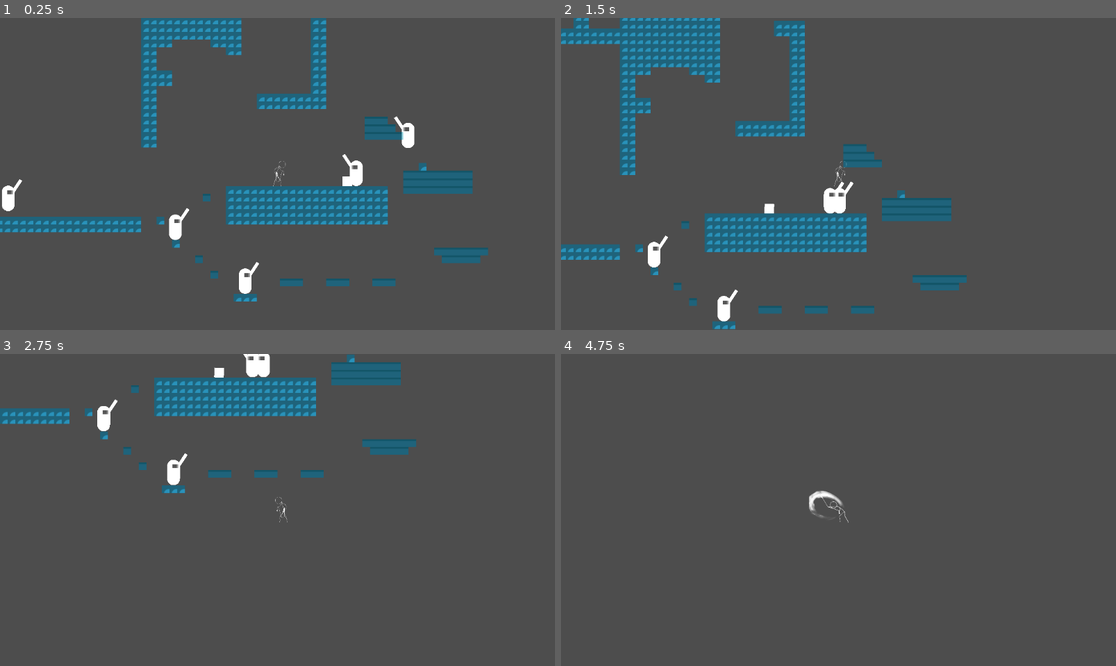
Above: before the commit, frames 1-4 (two rows, left to right).
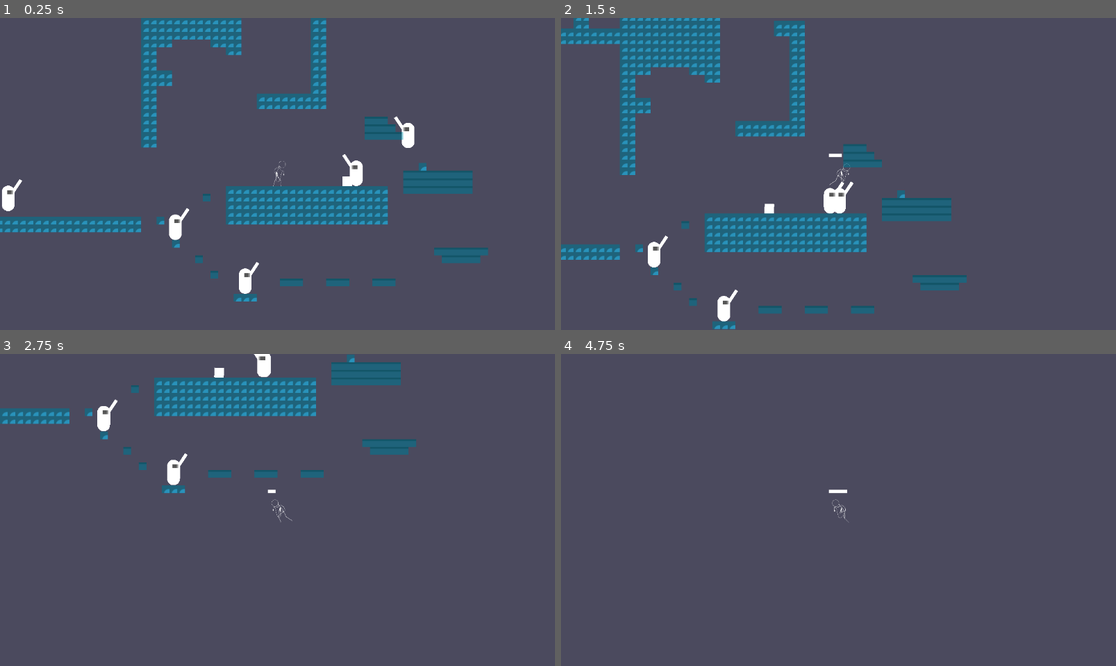
Above: after the commit, the same moments.

Repository: Pe4enushko/SlasherGame
Game: Godot game, scene res://MainScene/MainScene.tscn
The game is run twice, just before and just after one commit, with the same random seed, the same clock (stepped at 60 frames per second) and the same inputs. The engine's default icon, where the game draws it, is replaced by a stand-in: a white triangle on a blue panel in a dark square.
Inputs (mouse positions are in pixels of both pictures, inside the frame that each line leads up to):
- Up to frame 1 (0.25 s): no input
- Up to frame 2 (1.5 s): move the mouse to (960, 158) at 0.52 s; hold Right (ui_right) from 0.53 s (still down); click (960, 158) at 0.6 s; tap Up (ui_up) at 0.77 s; right-click (960, 158) at 0.8 s; move the mouse to (727, 189) at 1.27 s; right-click (727, 189) at 1.35 s
- Up to frame 3 (2.75 s): tap Up (ui_up) at 1.52 s; click (166, 525) at 1.55 s; move the mouse to (333, 441) at 2.02 s; release Right (ui_right) at 2.03 s; hold Left (ui_left) from 2.03 s (still down); click (333, 441) at 2.1 s; right-click (333, 441) at 2.3 s
- Up to frame 4 (4.75 s): move the mouse to (810, 572) at 2.77 s; release Left (ui_left) at 2.78 s; hold Right (ui_right) 2.78-4.28 s; right-click (810, 572) at 2.85 s; tap Up (ui_up) at 3.02, 3.77, 4.52 s; click (810, 572) at 3.05 s; move the mouse to (1005, 556) at 3.52 s; click (1005, 556) at 3.6 s; right-click (1005, 556) at 3.8 s; tap Enter at 4.25 s; move the mouse to (672, 463) at 4.27 s; hold Left (ui_left) from 4.28 s (still down); right-click (672, 463) at 4.35 s; click (672, 463) at 4.55 s

The runs differ from the first frame. In frame 2, less than 0.1% of the frame differs, in the area x 48-53%, y 43-54%; in frame 3, 0.3%; in frame 4, 0.3%, in the area x 44-52%, y 43-55%.

Commit message:
animations fixes and dash cooldown

Diff:
--- a/Enemy/enemy.gd
+++ b/Enemy/enemy.gd
@@ -4,8 +4,11 @@
 @export var gravity = 800
 @export var speed = 200
 
-@export var attack_speed = 25
+
+@export var attack_delay = 25
 var delay = 0
+
+var health = 3
 
 var can_go_left
 var can_go_right
@@ -84,8 +87,9 @@
 
 		State.ATTACKING:
 			# Attack with a delay
-			if delay >= attack_speed:
+			if delay >= attack_delay:
 				delay = 0
+
 
 				$AnimationPlayerRes.queue("Swing")
 			else:
@@ -94,7 +98,7 @@
 				delay += 1
 
 	# Changing states
-	if delay == 0:
+	if delay <= 0:
 		if vectorToPlayer.length() < 150:
 			state = State.CHASING
 		else:
@@ -112,7 +116,7 @@
 
 	if kickbacked:
 		kickbacked = false
-		velocity.x += vectorToPlayer.x * 8
+		velocity.x += clampf(vectorToPlayer.x * 8, -30, 30)
 		velocity.y -= 100
 		move_and_slide()
 
--- a/Player/player.tscn
+++ b/Player/player.tscn
@@ -6,7 +6,7 @@
 [ext_resource type="Texture2D" uid="uid://dxdn562i4chti" path="res://white.png" id="3_gwnis"]
 
 [sub_resource type="RectangleShape2D" id="RectangleShape2D_k53q1"]
-size = Vector2(61, 74)
+size = Vector2(79.5, 74)
 
 [sub_resource type="Animation" id="Animation_od3ui"]
 resource_name = "Flip_left"
@@ -70,7 +70,7 @@
 position = Vector2(6, -1)
 scale = Vector2(0.261475, 0.261475)
 sprite_frames = ExtResource("2_gwnis")
-animation = &"IDLE"
+animation = &"SWING_REVERSE"
 autoplay = "IDLE"
 
 [node name="WeaponNode" type="Node2D" parent="."]
@@ -81,7 +81,7 @@
 collision_mask = 2
 
 [node name="WeaponCollider" type="CollisionShape2D" parent="WeaponNode/Weapon"]
-position = Vector2(6, -7)
+position = Vector2(-3.25, -7)
 shape = SubResource("RectangleShape2D_k53q1")
 
 [node name="AnimationPlayerRes" type="AnimationPlayer" parent="."]
@@ -113,3 +113,9 @@
 width = 2.0
 default_color = Color(0.60933, 0.60933, 0.60933, 1)
 texture_mode = 2
+
+[node name="Time_visu" type="ColorRect" parent="."]
+offset_left = -20.0
+offset_top = -42.0
+offset_right = 20.0
+offset_bottom = -35.0
--- a/Textures/player_frames_white.tres
+++ b/Textures/player_frames_white.tres
@@ -22,10 +22,6 @@
 atlas = ExtResource("1_a62kc")
 region = Rect2(1024, 0, 512, 512)
 
-[sub_resource type="AtlasTexture" id="AtlasTexture_msdk3"]
-atlas = ExtResource("1_a62kc")
-region = Rect2(0, 0, 512, 512)
-
 [resource]
 animations = [{
 "frames": [{
@@ -42,6 +38,9 @@
 }, {
 "duration": 1.0,
 "texture": SubResource("AtlasTexture_p33ud")
+}, {
+"duration": 1.0,
+"texture": SubResource("AtlasTexture_kf3j7")
 }],
 "loop": true,
 "name": &"RUN",
@@ -53,11 +52,19 @@
 }, {
 "duration": 1.0,
 "texture": SubResource("AtlasTexture_ts4yw")
-}, {
-"duration": 1.0,
-"texture": SubResource("AtlasTexture_msdk3")
 }],
 "loop": false,
 "name": &"SWING",
 "speed": 10.0
+}, {
+"frames": [{
+"duration": 1.0,
+"texture": SubResource("AtlasTexture_ts4yw")
+}, {
+"duration": 1.0,
+"texture": SubResource("AtlasTexture_56p02")
+}],
+"loop": true,
+"name": &"SWING_REVERSE",
+"speed": 10.0
 }]
--- a/player.gd
+++ b/player.gd
@@ -10,6 +10,10 @@
 @onready var dash_cooldown = Timer.new()
 @onready var directed_dash_offset = Timer.new()
 @onready var directed_dash_timer = Timer.new()
+@onready var attack_cooldown = Timer.new()
+@onready var slowtime_max_duration = Timer.new()
+
+var slowtime_time_out = false
 
 var dash_ready:
 	get: return dash_cooldown.is_stopped()
@@ -29,11 +33,16 @@
 enum direction_side_enum { LEFT = -1, RIGHT = 1 }
 
 func _ready() -> void:
-	register_timer(dash_cooldown, 0.3, on_dash_cooldown)
-	register_timer(dash_timer, 0.015, on_dash_stop)
+	register_timer(dash_cooldown, 0.9, on_dash_cooldown)
+	register_timer(dash_timer, 0.05, on_dash_stop)
 	register_timer(directed_dash_offset, 0.3, on_direct_dash_offset)
 	register_timer(directed_dash_timer, 0.215, on_direct_dash_stop)
+	register_timer(attack_cooldown, 0.15, null)
+	register_timer(slowtime_max_duration, 0.5, slowtime_end)
 	direction_side = direction_side_enum.RIGHT
+
+func slowtime_end():
+	slowtime_time_out = true
 
 func register_timer(t: Timer, duration: float, callback):
 	t.wait_time = duration
@@ -53,29 +62,46 @@
 	velocity /= 10
 
 func on_dash_cooldown():
-	pass
+	slowtime_time_out = false
+
+func swing_anim_ended():
+	return ($Sprite.sprite_frames as SpriteFrames).get_frame_count($Sprite.animation) == $Sprite.frame + 1
 
 func get_input():
 	direction.x = Input.get_axis("ui_left","ui_right")
 
-	if direction.x == 0 and abs(velocity.x) < 20 and $Sprite.animation != "SWING":
+	if not dash_cooldown.is_stopped():
+		$Time_visu.visible = true
+		$Time_visu.scale.x = ((dash_cooldown.wait_time - dash_cooldown.time_left) / dash_cooldown.wait_time)
+	else:
+		$Time_visu.visible = false
+
+	if (direction.x == 0 and abs(velocity.x) < 20 and swing_anim_ended()) or swing_anim_ended():
 		$Sprite.animation = "IDLE"
 
 	if Input.is_action_just_pressed("ui_up") and is_on_floor():
 		velocity.y -= 500
 
-	if Input.is_action_pressed("direct_dash") and not dashing:
+	if Input.is_action_pressed("direct_dash") and not dashing and not slowtime_time_out and dash_ready:
 		#set visuals
 		Input.set_default_cursor_shape(Input.CursorShape.CURSOR_CROSS)
 		Engine.time_scale = 0.2
 		$screenshader.visible = true
 
+		$Time_visu.visible = true
+		$Time_visu.scale.x = (slowtime_max_duration.time_left / slowtime_max_duration.wait_time)
+
 		$tracer.points[1] = get_local_mouse_position()
+
+		if slowtime_max_duration.is_stopped() and not slowtime_time_out:
+			slowtime_max_duration.start(slowtime_max_duration.wait_time)
 
 		#freeze
 		velocity = velocity.normalized()
-	elif Input.is_action_just_released("direct_dash") and not dashing:
+	elif (Input.is_action_just_released("direct_dash") and not dashing) or (Input.is_action_pressed("direct_dash") and slowtime_time_out and not dashing) and dash_ready:
 		# reset visuals
+		$Time_visu.visible = false
+
 		Input.set_default_cursor_shape(Input.CursorShape.CURSOR_ARROW)
 		$screenshader.visible = false
 		Engine.time_scale = 1
@@ -83,6 +109,7 @@
 		direct_dash_vector = get_local_mouse_position().normalized()
 		directed_dash_timer.start()
 		dash_cooldown.start()
+		slowtime_max_duration.stop()
 
 		$tracer.points[1] = Vector2(0,0)
 
@@ -91,20 +118,29 @@
 		dash_cooldown.start()
 
 	if Input.is_action_just_pressed("attack"):
-		#$Sprite.queue("IDLE")
-		$Sprite.play("SWING")
+		if attack_cooldown.is_stopped():
+			if randi_range(0,100) > 50:
+				$Sprite.play("SWING")
+			else:
+				$Sprite.play("SWING_REVERSE")
+			attack_cooldown.start()
 
-		var wea := $WeaponNode/Weapon as Area2D
-		for b in wea.get_overlapping_bodies():
-			var e = b as Enemy
-			if e:
-				if e.trying_to_hit_player:
-					e.attack_parred = true
-					camera.translate(Vector2(-10,0))
-					camera.translate(Vector2(10,0))
-					camera.translate(Vector2(0,0))
-				else:
-					b.queue_free()
+			var wea := $WeaponNode/Weapon as Area2D
+			for b in wea.get_overlapping_bodies():
+				var e = b as Enemy
+				if e:
+					if e.trying_to_hit_player:
+						e.attack_parred = true
+						e.delay -= 25
+						camera.translate(Vector2(-10,0))
+						camera.translate(Vector2(10,0))
+						camera.translate(Vector2(0,0))
+					else:
+						e.kickbacked = true
+						e.delay -= 10
+						e.health -= 1
+						if e.health == 0:
+							b.queue_free()
 
 func _exit_tree() -> void:
 	#leave camera on after death
@@ -117,17 +153,19 @@
 func _physics_process(delta: float) -> void:
 	get_input()
 	#direction_side right
-	if Input.is_action_just_pressed("ui_right"):
+	if Input.is_action_pressed("ui_right"):
 		$WeaponNode.scale.x = 1#0.261
 		$Sprite.scale.x = 0.261
 		direction_side = direction_side_enum.RIGHT
-		$Sprite.animation = "RUN"
+		if $Sprite.animation == "IDLE" or swing_anim_ended():
+			$Sprite.animation = "RUN"
 	#direction_side left
-	if Input.is_action_just_pressed("ui_left"):
+	if Input.is_action_pressed("ui_left"):
 		$WeaponNode.scale.x = -1#0.261
 		$Sprite.scale.x = -0.261
 		direction_side = direction_side_enum.LEFT
-		$Sprite.animation = "RUN"
+		if $Sprite.animation == "IDLE" or swing_anim_ended():
+			$Sprite.animation = "RUN"
 
 	# Dash with quadric function acceleration
 	if not dashing:
--- a/project.godot
+++ b/project.godot
@@ -73,3 +73,7 @@
 "events": [Object(InputEventMouseButton,"resource_local_to_scene":false,"resource_name":"","device":-1,"window_id":0,"a …(252 unchanged characters)…
 ]
 }
+
+[rendering]
+
+environment/defaults/default_clear_color=Color(0.292956, 0.290601, 0.368754, 1)
Not shown: 1 places in Textures/player_frames_white.tres that only renumber resources
Not shown, added: export_presets.cfg
